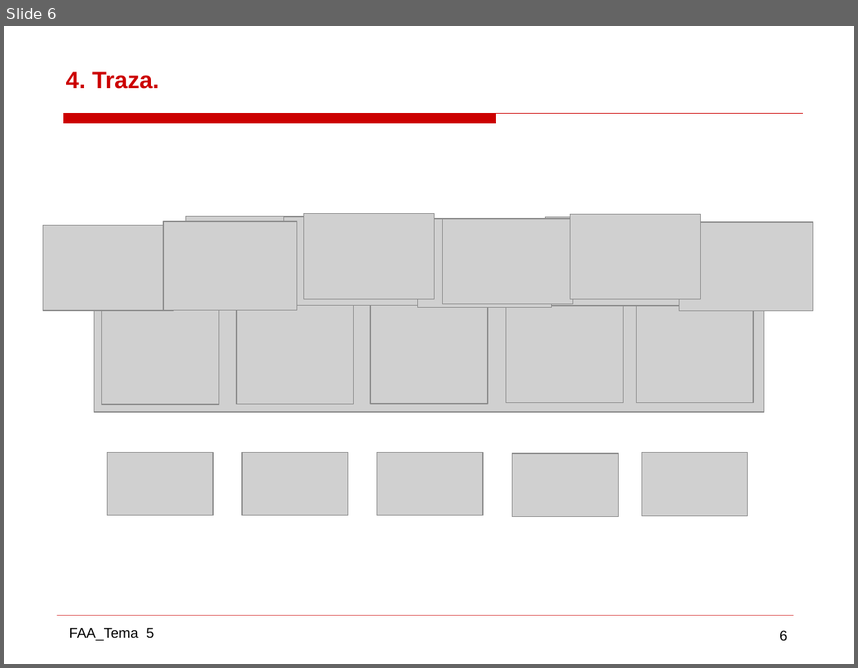
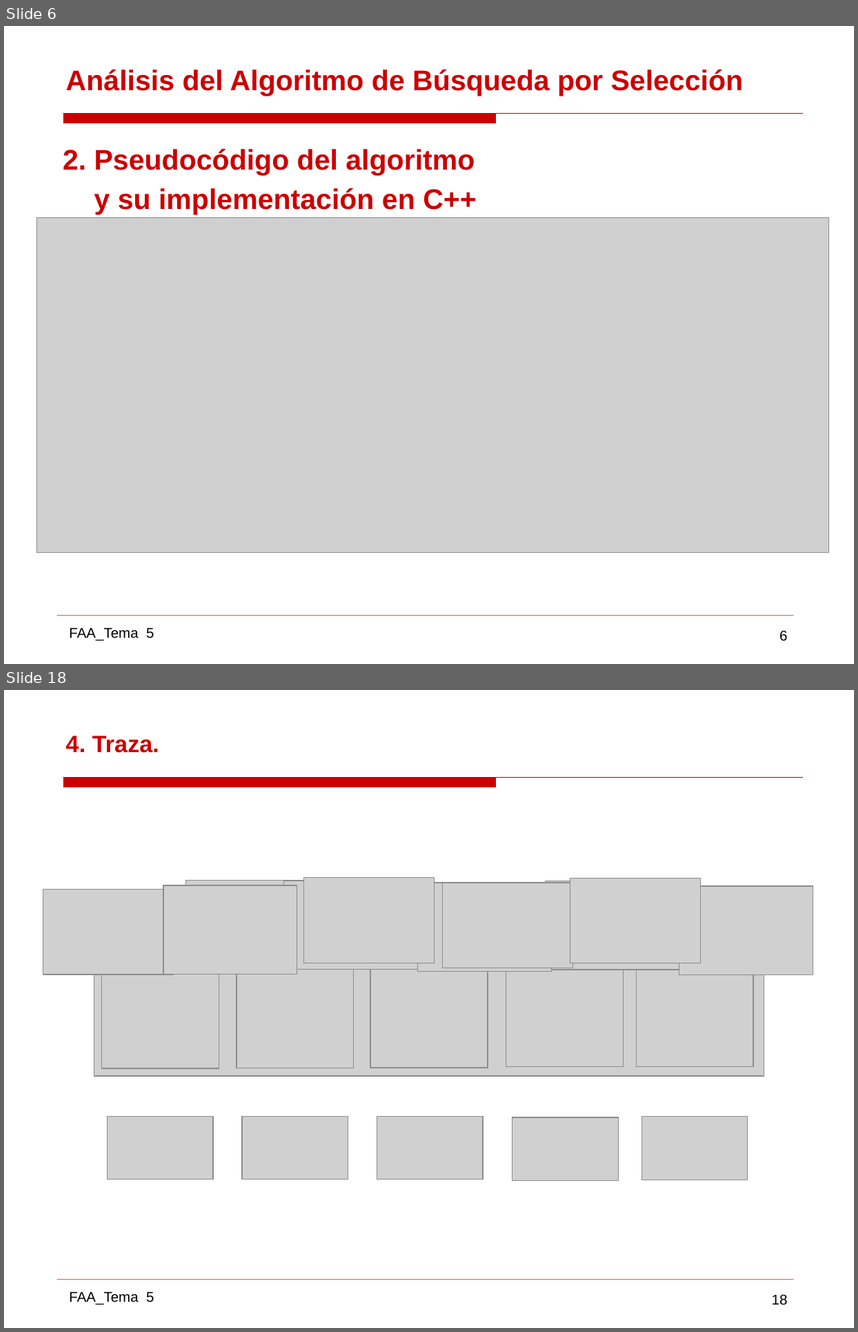
Before and after one commit to gabrielpr96/ETSIcode, a slide deck: FAA/Practica 2 AAD/AAD_11.pptx. Shown one above the other, each under a label of ours: slide 6 before the commit, slides 6 and 18 after it; the slides between them are not shown. The pictures are 858x668 and 858x1332 pixels, drawn with LibreOffice and Linux fonts; fonts in the diff are those of the drawing; grey boxes stand for pictures; background and template pictures are left out. Boxes give left, top, right and bottom in pixels: in the first picture for what was removed or moved away, otherwise in the second. Text is boxed around its words. In the diff, an @@ line names an element or a change of style, - is before the commit and + after.

```diff
--- a/FAA/Practica 2 AAD/AAD_11.pptx
+++ b/FAA/Practica 2 AAD/AAD_11.pptx
@@ slide 6 added at box(4, 26, 854, 664), background #FFFFFF; not listed: 4 template elements that a slide beside it also shows @@
@@ title added at box(66, 69, 744, 96), 24 pt, text #CC0000, bold @@
+Análisis del Algoritmo de Búsqueda por Selección
@@ text added at box(63, 149, 477, 215), 24 pt, text #CC0000, bold @@
+2. Pseudocódigo del algoritmo
+y su implementación en C++
@@ picture added at box(37, 217, 829, 552) @@
@@ what was slide 6 is now slide 18 @@
@@ page number at box(772, 1294, 788, 1305): text changed @@
-6
+18
```
Also in this commit, not shown: 5 slides changed, 30 other slides added, 6 slides removed, 18 other files.
